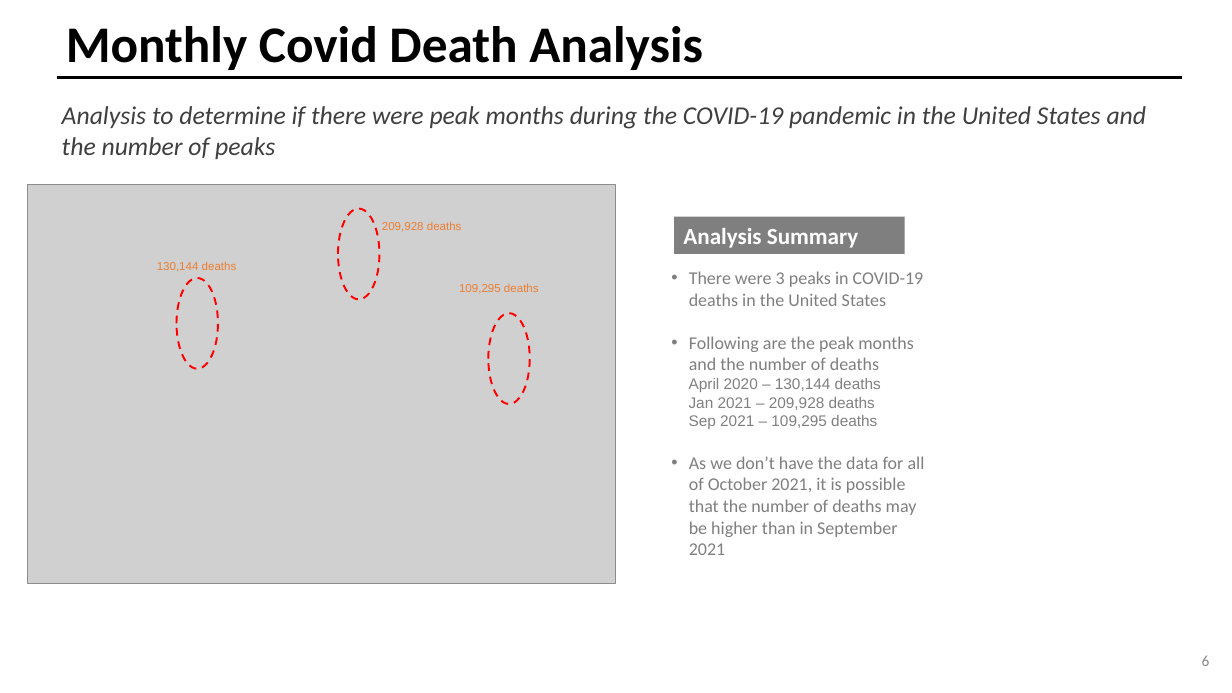
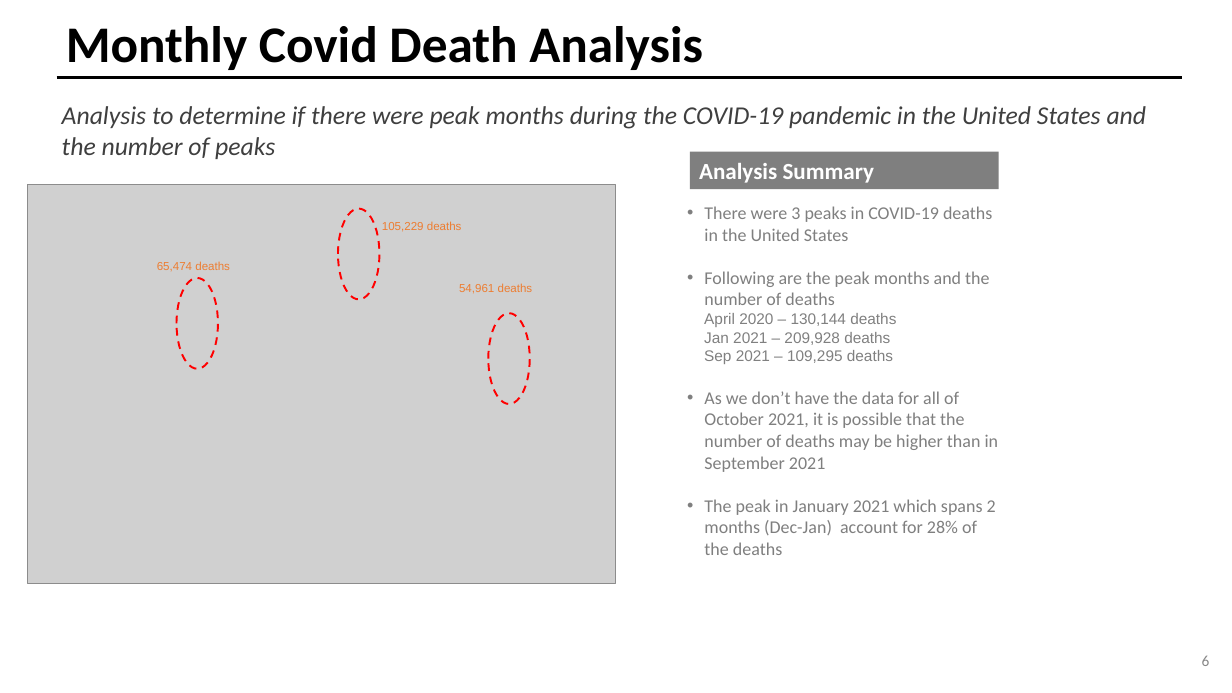
Before and after one commit to randallwvr90/Covid-Deaths-Analysis, a slide deck: slide 7 of Covid_Deaths_Analysis.pptx. Drawn at 1232x693 pixels with LibreOffice and Linux fonts; fonts in the diff are those of the drawing; grey boxes stand for pictures. Boxes give left, top, right and bottom in pixels: in the first picture for what was removed or moved away, otherwise in the second. Text is boxed around its words. In the diff, an @@ line names an element or a change of style, - is before the commit and + after.

Commit message:
Minor changes to the slide

```diff
--- a/Covid_Deaths_Analysis.pptx
+++ b/Covid_Deaths_Analysis.pptx
@@ rectangle "Analysis Summary": place and size @@
-rectangle "Analysis Summary" at [675, 216, 905, 253]
+rectangle "Analysis Summary" at [690, 152, 999, 189]
@@ text "There were 3 peaks in ...": place and size @@
-text "There were 3 peaks in ..." at [689, 271, 925, 555]
+text "There were 3 peaks in ..." at [704, 206, 999, 555]
@@ text at [382, 221, 462, 232]: text changed @@
-209,928 deaths
+105,229 deaths
@@ text at [157, 261, 230, 271]: text changed @@
-130,144 deaths
+65,474 deaths
@@ text at [459, 283, 533, 294]: text changed @@
-109,295 deaths
+54,961 deaths
@@ text at [704, 499, 996, 555]: paragraph added @@
+• The peak in January 2021 which spans 2 months (Dec-Jan) account for 28% of the deaths
```
